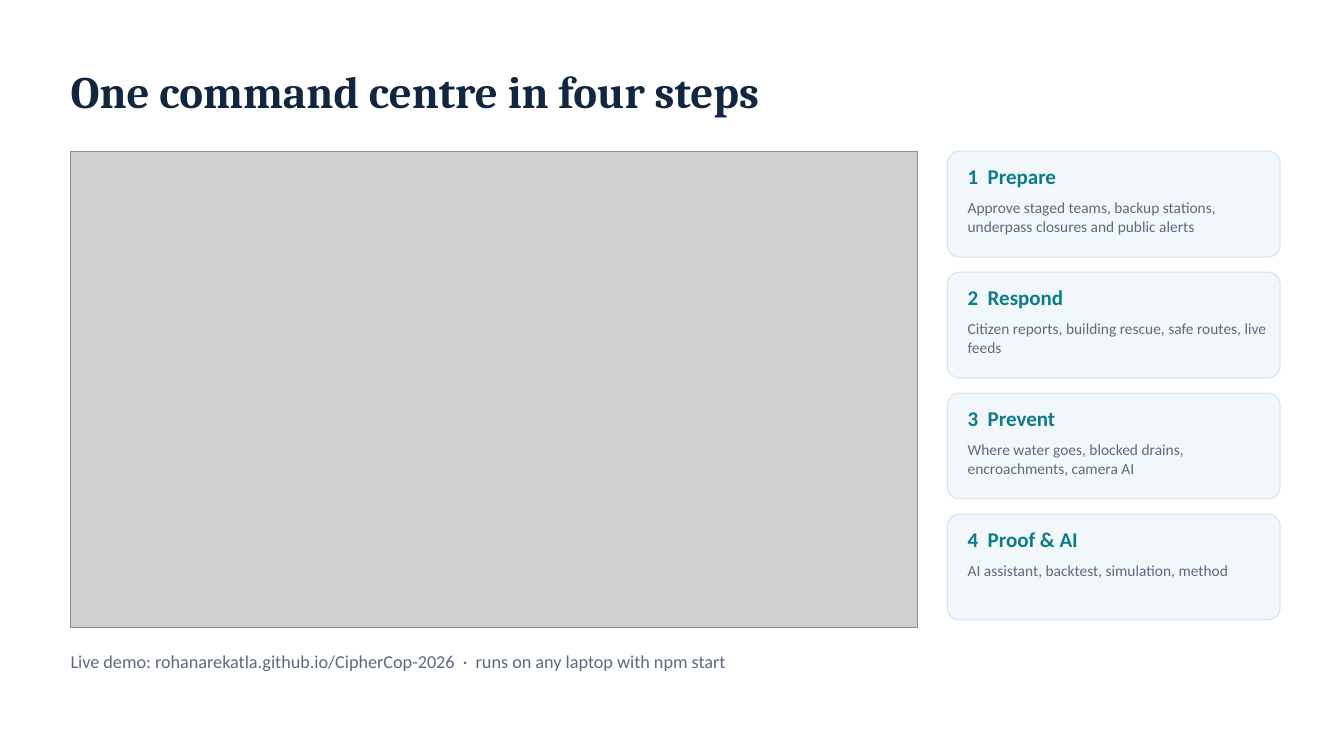
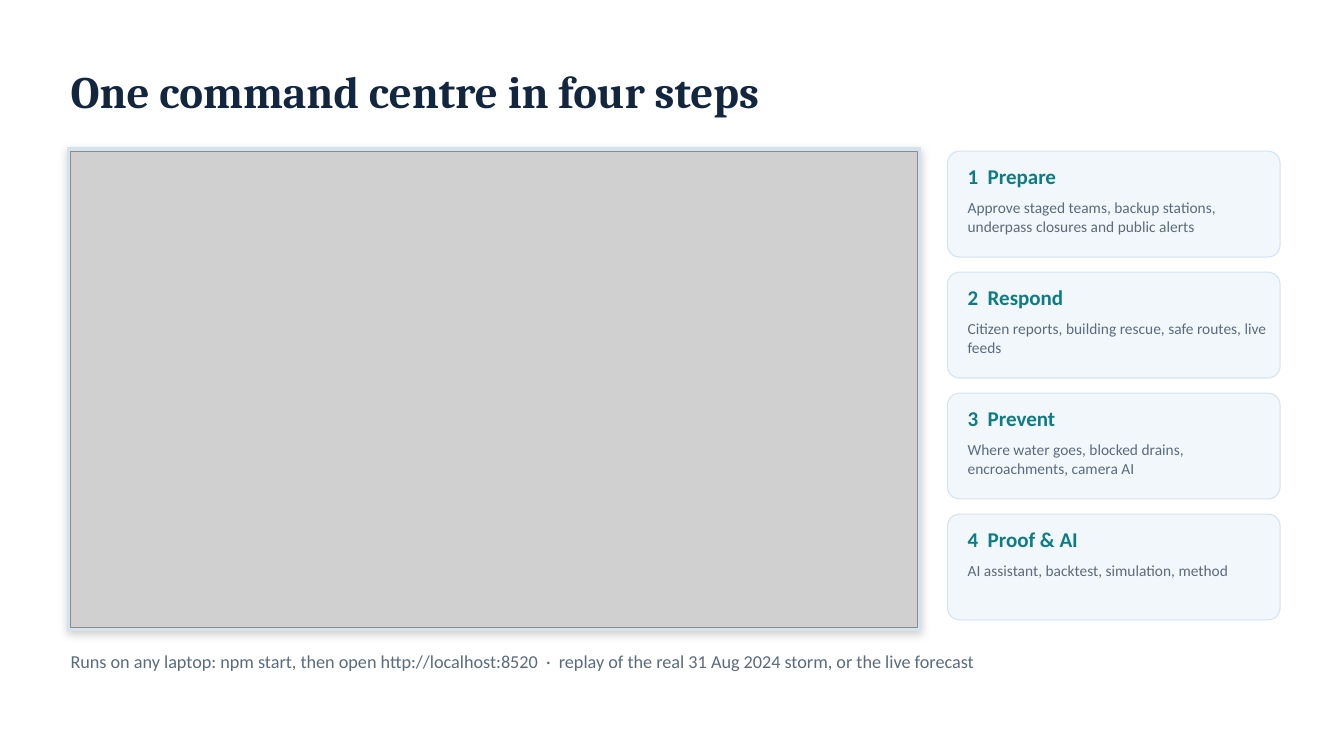
Before and after one commit to Rohanarekatla/CipherCop-2026, a slide deck: slide 5 of submission/3_Presentation/CipherCop2026_AI-vengers_Presentation.pptx (slide 8 before the commit). Drawn at 1344x756 pixels with LibreOffice and Linux fonts; fonts in the diff are those of the drawing; grey boxes stand for pictures. Boxes give left, top, right and bottom in pixels: in the first picture for what was removed or moved away, otherwise in the second. Text is boxed around its words. In the diff, an @@ line names an element or a change of style, - is before the commit and + after.

Commit message:
Deck: screenshots of every step, AI-NETRA evidence, water flow, camera AI and FireSight
19 slides. Adds scripts/deck/shots.mjs to retake the screenshots from the local app, draws the forecast-skill chart with shapes so it renders in every viewer, and replaces the Pages link with the local run command.

```diff
--- a/submission/3_Presentation/CipherCop2026_AI-vengers_Presentation.pptx
+++ b/submission/3_Presentation/CipherCop2026_AI-vengers_Presentation.pptx
@@ rectangle added at (68,148,921,631), fill #D5E3EE, outline #D5E3EE 1 pt @@
@@ text at (71,655,974,671): text changed @@
-Live demo: rohanarekatla.github.io/CipherCop-2026 · runs on any laptop with npm start
+Runs on any laptop: npm start, then open http://localhost:8520 · replay of the real 31 Aug 2024 storm, or the live forecast
```
Also in this commit, not shown: 7 other slides changed, 7 slides added, 35 other files.
